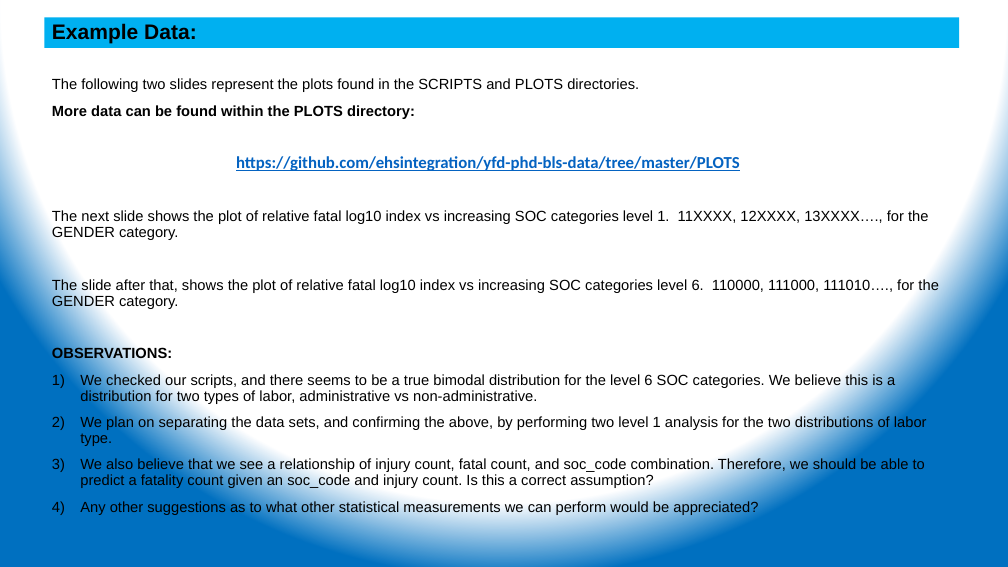
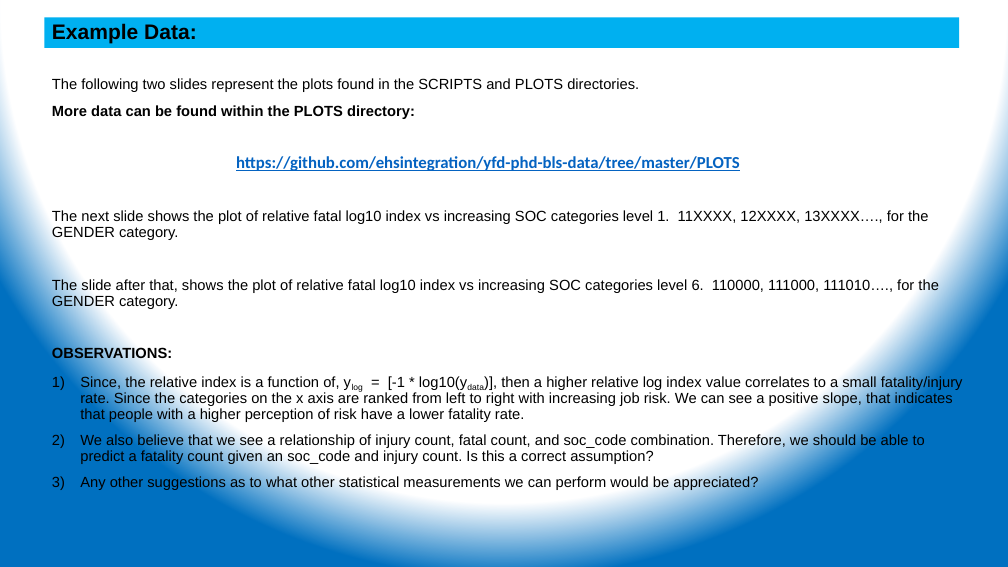
Before and after one commit to ehsintegration/yfd-phd-bls-data, a slide deck: slide 7 of D2-documentation/Data Analysis.pptx. Drawn at 1008x567 pixels with LibreOffice and Linux fonts; fonts in the diff are those of the drawing. Boxes give left, top, right and bottom in pixels: in the first picture for what was removed or moved away, otherwise in the second. Text is boxed around its words. In the diff, an @@ line names an element or a change of style, - is before the commit and + after.

Commit message:
fixed bimodel error, the error was in the array count init values, removed level_6 analysis

```diff
--- a/D2-documentation/Data Analysis.pptx
+++ b/D2-documentation/Data Analysis.pptx
@@ text at (80,375,963,422): text changed @@
-1) We checked our scripts, and there seems to be a true bimodal distribution for the level 6 SOC categories. We believe this is a distribution for two types of labor, administrative vs non-administrative.
-2) We plan on separating the data sets, and confirming the above, by performing two level 1 analysis for the two distributions of labor type.
+1) Since, the relative index is a function of, ylog = [-1 * log10(ydata)], then a higher relative log index value correlates to a small fatality/injury rate. Since the categories on the x axis are ranked from left to right with increasing job risk. We can see a positive slope, that indicates that people with a higher perception of risk have a lower fatality rate.
```
Also in this commit, not shown: 1 other slide changed, 1 slide removed, 56 other files.
